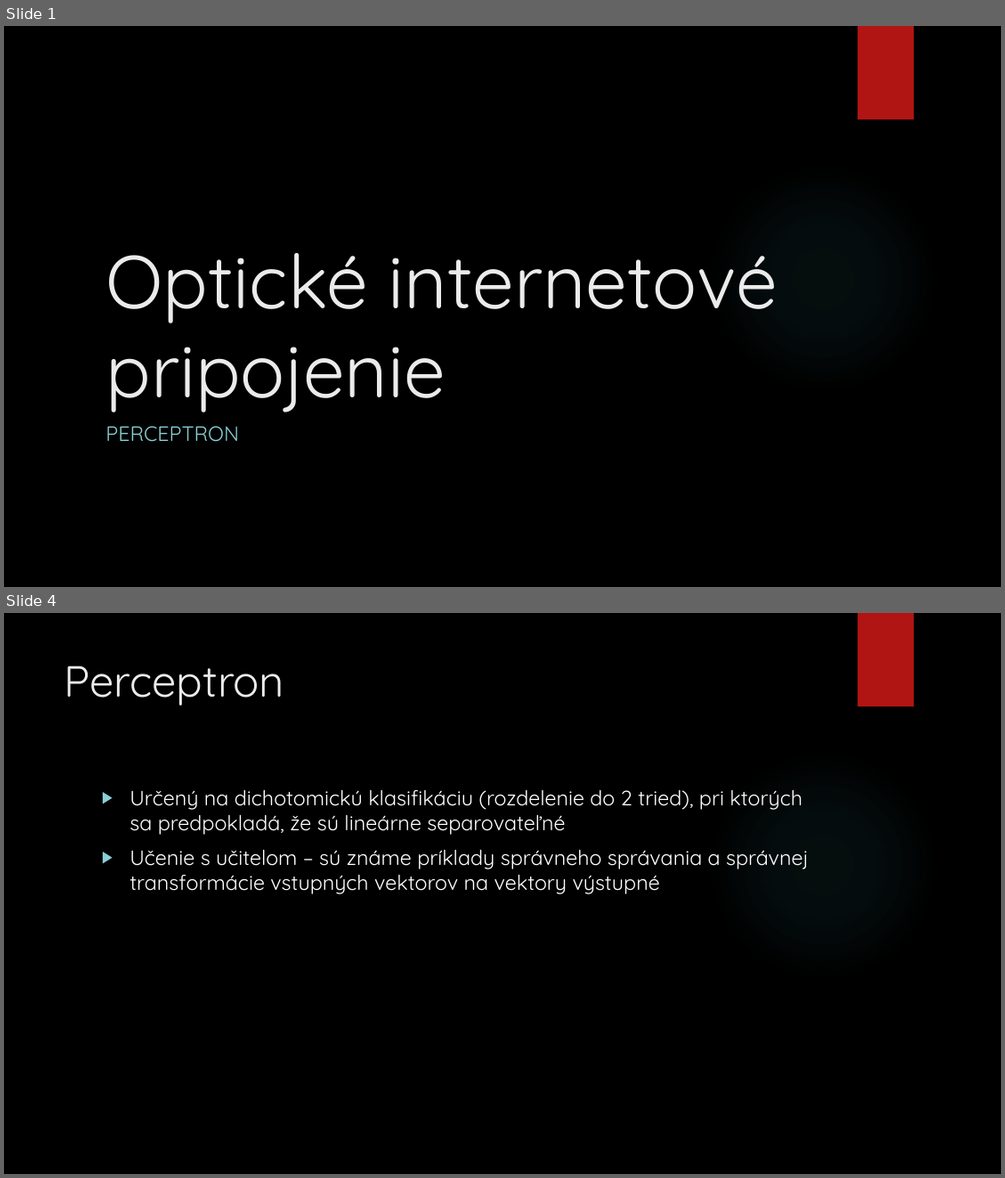
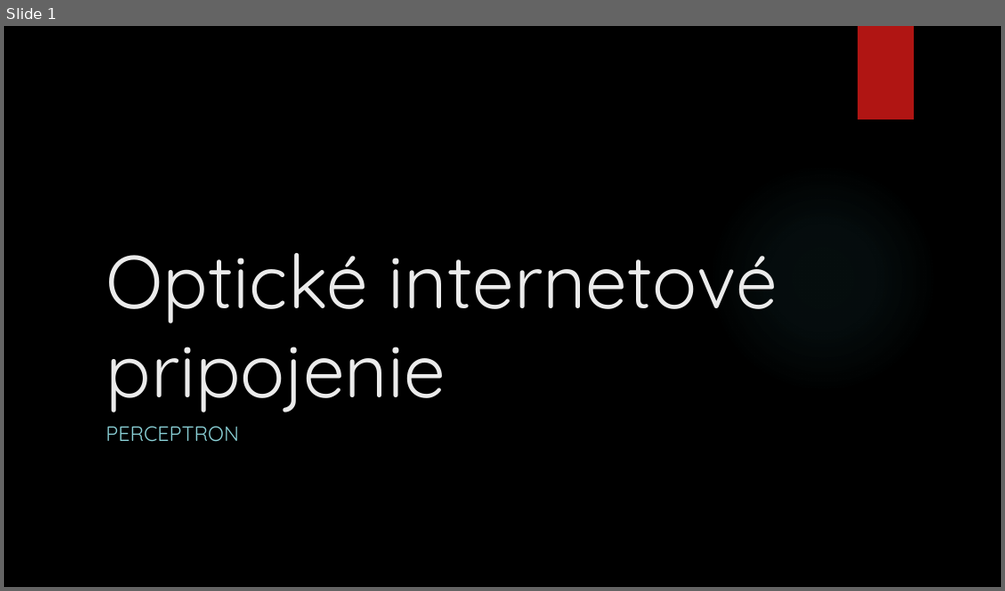
Before and after one commit to georgeob/Centes_NS2020, a slide deck: projekt_Centes.pptx. Shown one above the other, each under a label of ours: slides 1 and 4 before the commit, slide 1 after it; the slides between them are not shown. The pictures are 1005x1178 and 1005x591 pixels, drawn with LibreOffice and Linux fonts; fonts in the diff are those of the drawing; background and template pictures are left out. Boxes give left, top, right and bottom in pixels: in the first picture for what was removed or moved away, otherwise in the second. Text is boxed around its words. In the diff, an @@ line names an element or a change of style, - is before the commit and + after.

```diff
--- a/projekt_Centes.pptx
+++ b/projekt_Centes.pptx
@@ slide 4 removed at <box>4,613,1001,1174</box>, background picture (left out); not listed: 2 template elements that a slide beside it also shows @@
@@ title removed at <box>65,666,285,706</box> @@
-Perceptron
@@ text removed at <box>129,789,808,894</box> @@
-▶ Určený na dichotomickú klasifikáciu (rozdelenie do 2 tried), pri ktorých sa predpokladá, že sú lineárne separovateľné
-▶ Učenie s učitelom – sú známe príklady správneho správania a správnej transformácie vstupných vektorov na vektory výstupné
```
Also in this commit, not shown: 4 slides changed, 6 slides added, 1 other slide removed.
